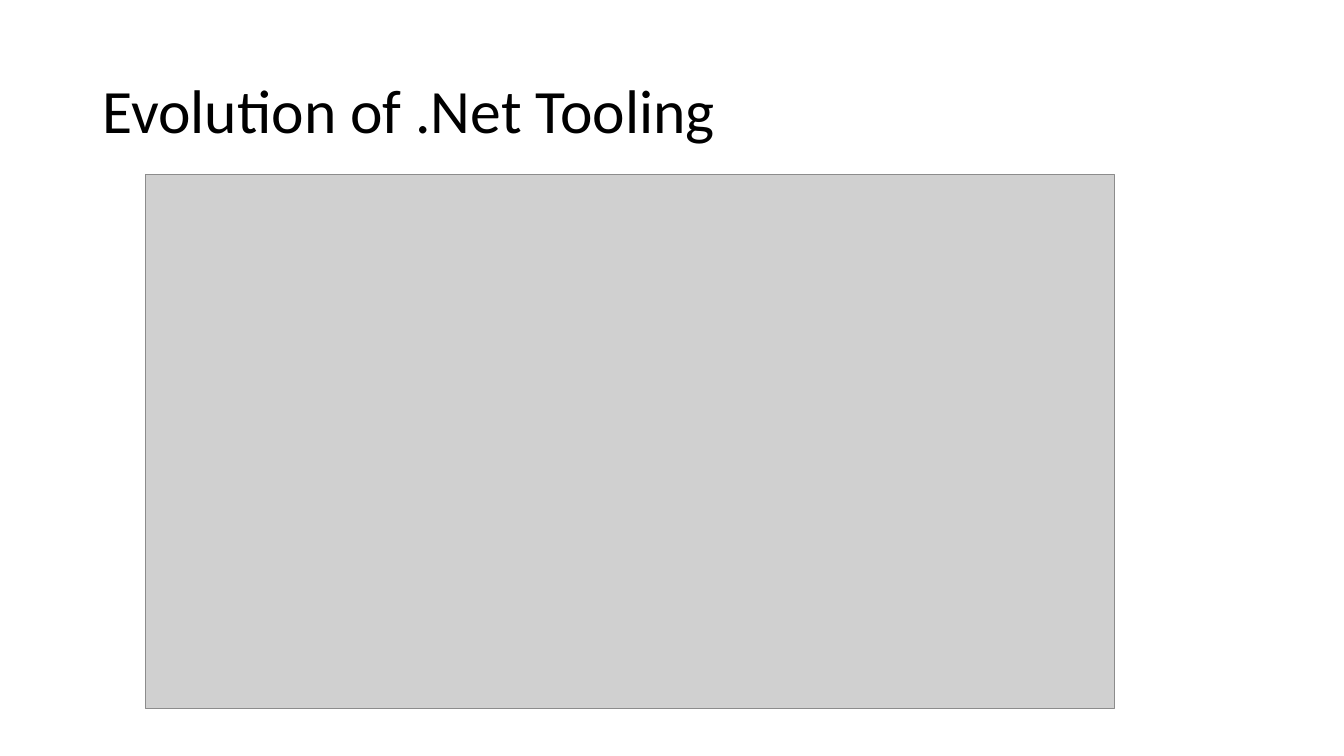
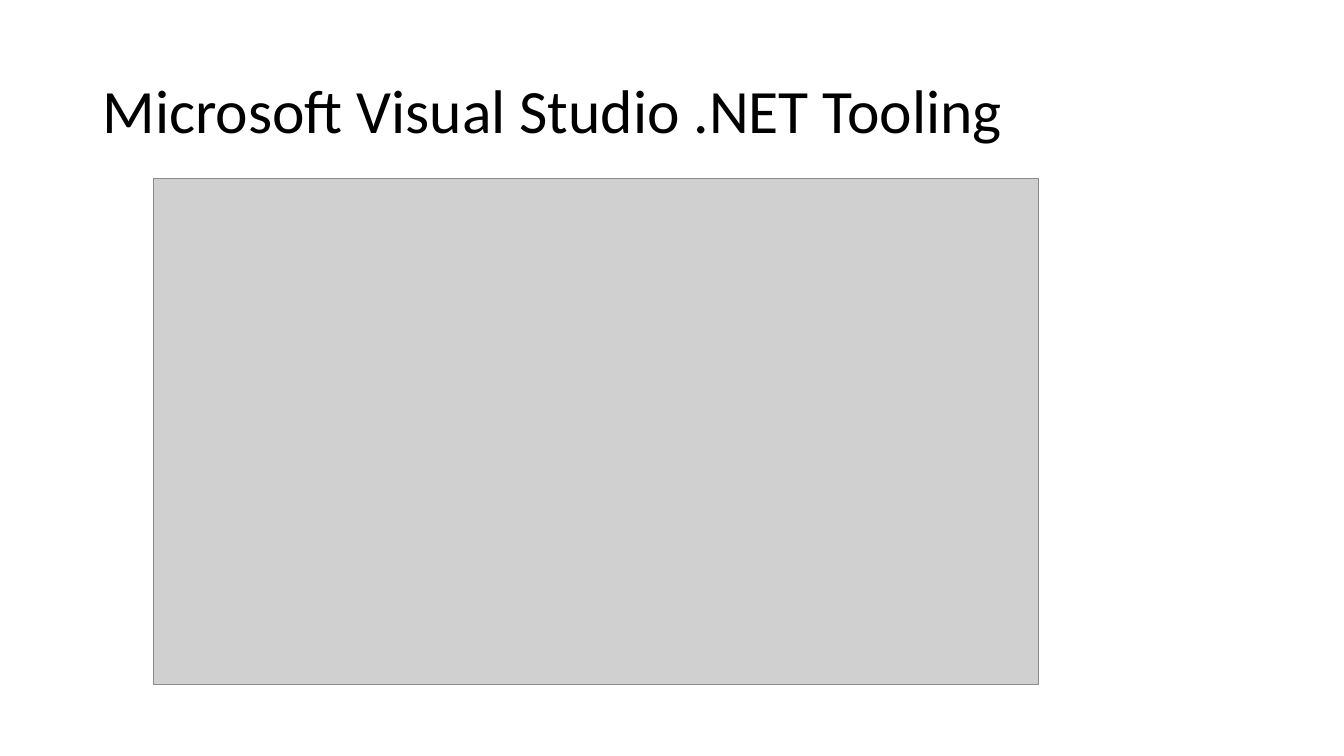
Before and after one commit to aniiiib/StudyNotes, a slide deck: slide 15 of StudyNotes – .NET Platform Reunification.pptx. Drawn at 1344x756 pixels with LibreOffice and Linux fonts; fonts in the diff are those of the drawing; grey boxes stand for pictures. Boxes give left, top, right and bottom in pixels: in the first picture for what was removed or moved away, otherwise in the second. Text is boxed around its words. In the diff, an @@ line names an element or a change of style, - is before the commit and + after.

```diff
--- a/StudyNotes – .NET Platform Reunification.pptx
+++ b/StudyNotes – .NET Platform Reunification.pptx
@@ title at [102,90,1002,144]: text changed @@
-Evolution of .Net Tooling
+Microsoft Visual Studio .NET Tooling
@@ picture: place and size @@
-picture at [145,174,1114,709]
+picture at [153,178,1038,685]
```
Also in this commit, not shown: 8 other slides changed, 4 slides added, 4 slides removed.
